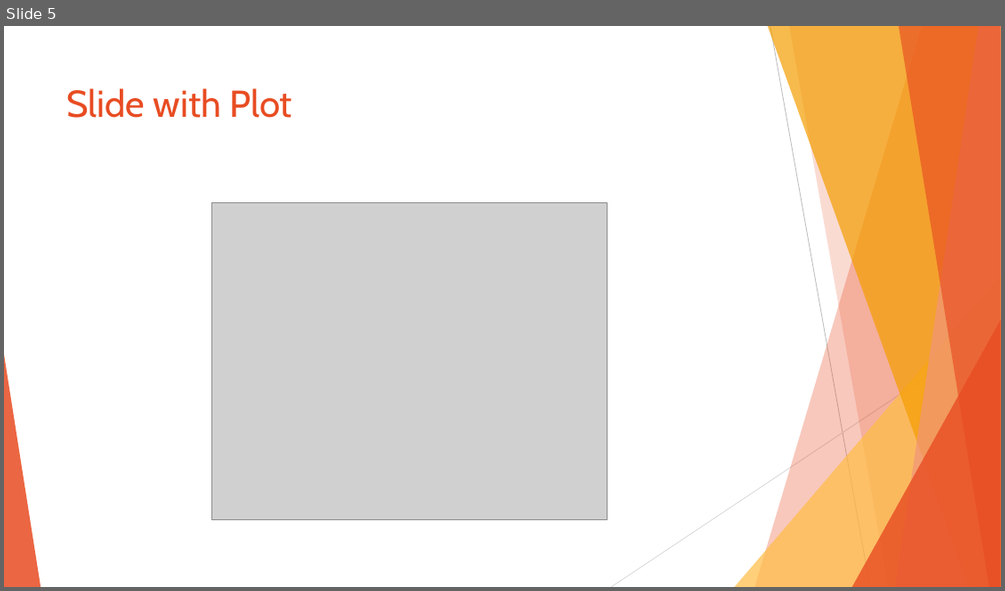
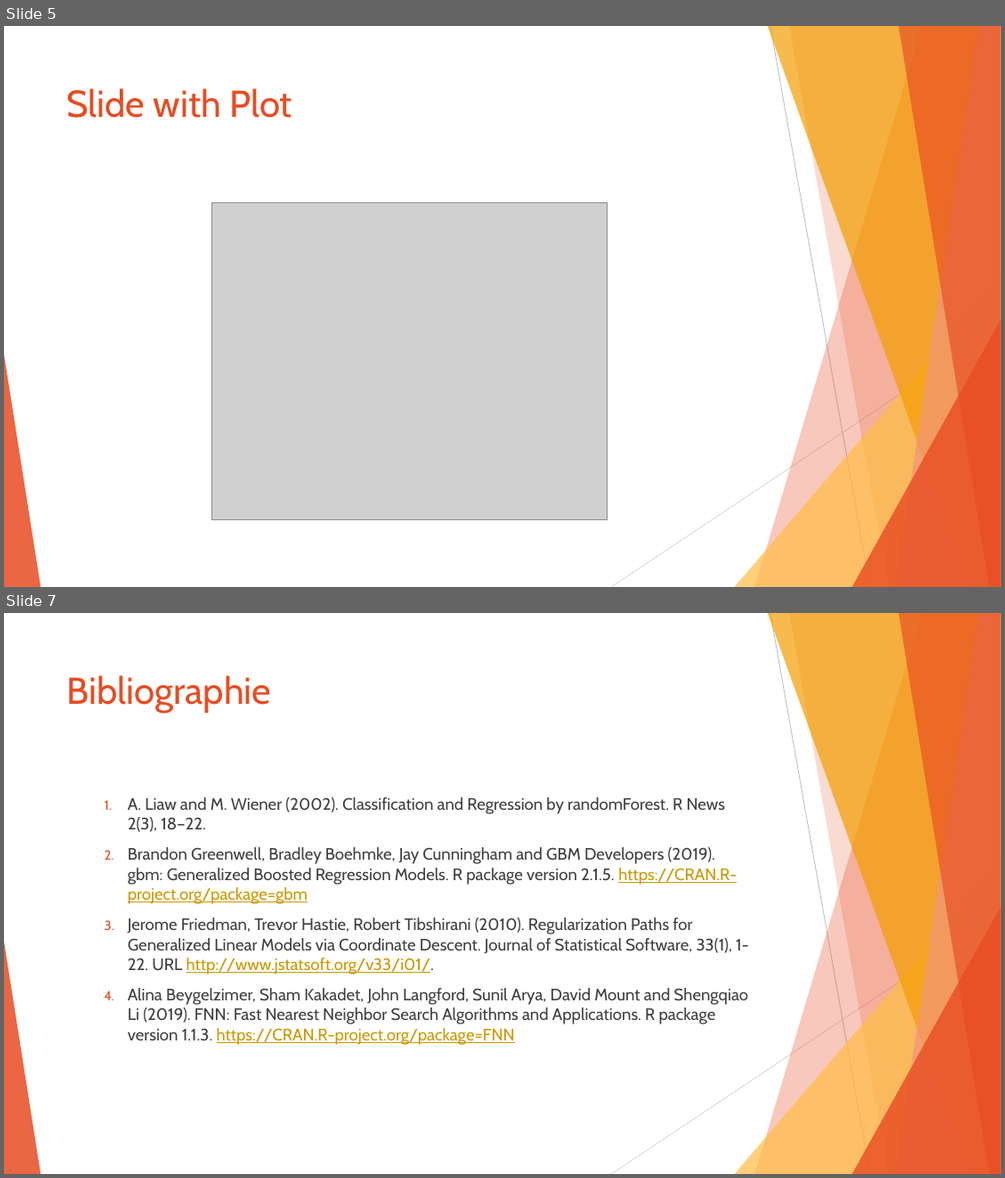
Before and after one commit to SamuelProvencher/TP-Apprentissage, a slide deck: PP.pptx. Shown one above the other, each under a label of ours: slide 5 before the commit, slides 5 and 7 after it; the slides between them are not shown. The pictures are 1005x591 and 1005x1178 pixels, drawn with LibreOffice and Linux fonts; fonts in the diff are those of the drawing; grey boxes stand for pictures. Boxes give left, top, right and bottom in pixels: in the first picture for what was removed or moved away, otherwise in the second. Text is boxed around its words. In the diff, an @@ line names an element or a change of style, - is before the commit and + after.

```diff
--- a/PP.pptx
+++ b/PP.pptx
@@ slide 7 added at (4, 613, 1001, 1174), background #FFFFFF; not listed: 10 template elements that a slide beside it also shows @@
@@ title added at (67, 675, 272, 713), 36 pt, text #E84C22 @@
+Bibliographie
@@ text added at (128, 797, 749, 1045), 16 pt, text #404040 @@
+  1. A. Liaw and M. Wiener (2002). Classification and Regression by randomForest. R News 2(3), 18–22.
+  2. Brandon Greenwell, Bradley Boehmke, Jay Cunningham and GBM Developers (2019). gbm: Generalized Boosted Regression Models. R package version 2.1.5. https://CRAN.R-project.org/package=gbm
+  3. Jerome Friedman, Trevor Hastie, Robert Tibshirani (2010). Regularization Paths for Generalized Linear Models via Coordinate Descent. Journal of Statistical Software, 33(1), 1-22. URL http://www.jstatsoft.org/v33/i01/.
+  4. Alina Beygelzimer, Sham Kakadet, John Langford, Sunil Arya, David Mount and Shengqiao Li (2019). FNN: Fast Nearest Neighbor Search Algorithms and Applications. R package version 1.1.3. https://CRAN.R-project.org/package=FNN
```
Also in this commit, not shown: 1 other slide added, 1 other file.
